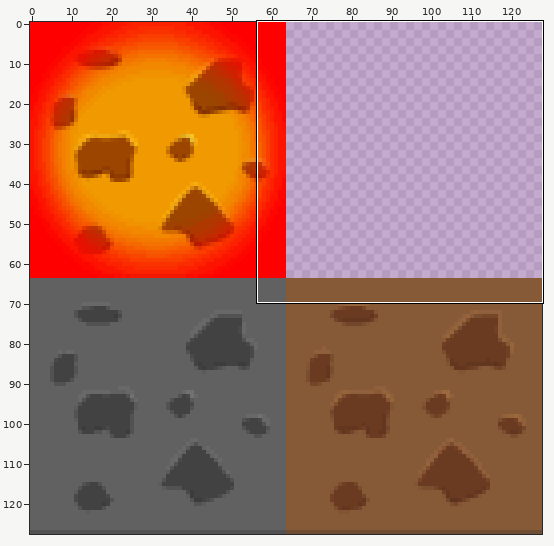
A sprite sheet gets an edit: Assets/Textures/TextureMap.png. The picture above shows the old version from afar; the outline marks the close-up.
Close-up. First the earlier version:
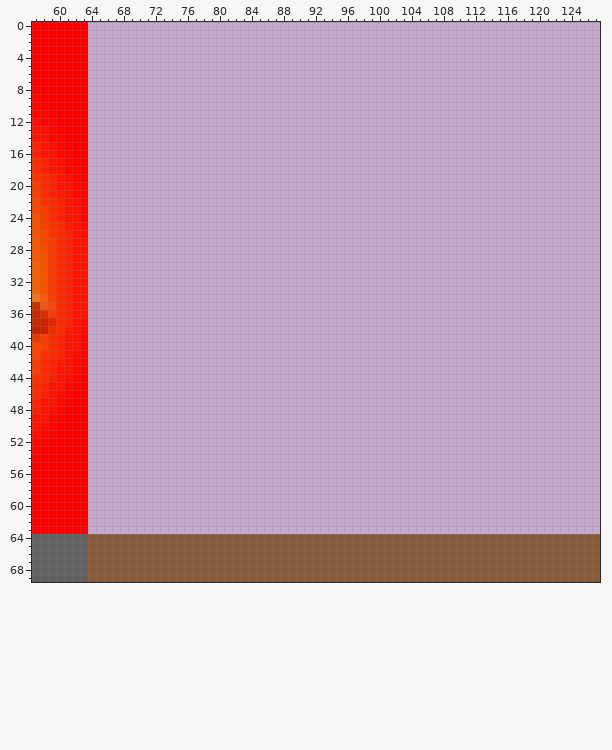
The file is 128x128 pixels. Colours within 5 levels of each other are drawn and written as one. Shown: x 57..127, y 0..69.
Once edited:
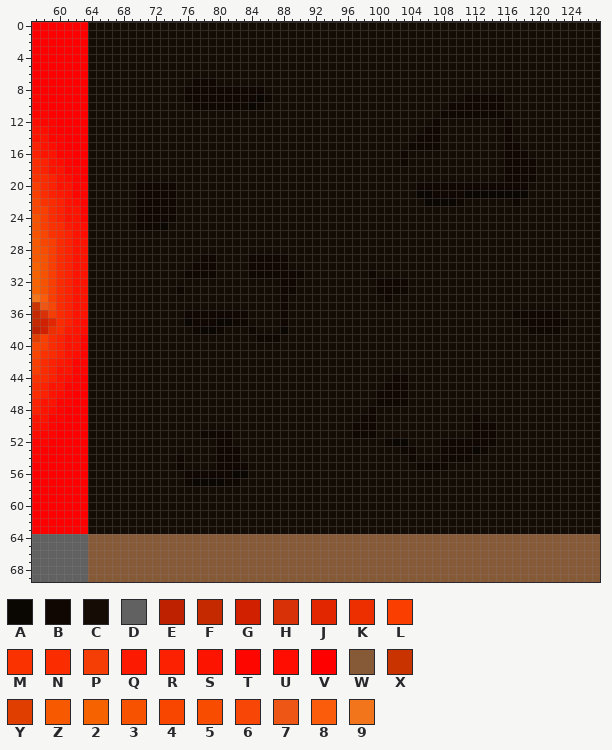
Palette (. is transparent): A #0a0602  B #100602  C #150c05  D #616161  E #bd2100  F #c42900  G #d12000  H #d83007  J #e22700  K #ed2f00  L #f93e00  M #fa3200  N #fb2c00  P #f53e06  Q #fc1b00  R #fc2100  S #fd1400  T #fe0600  U #fe0d00  V #ff0000  W #875a37  X #c93300  Y #df3e00  Z #f65900  2 #f66200  3 #f75200  4 #f84600  5 #f84c00  6 #f84607  7 #ed5615  8 #fa5c0c  9 #f2741b
What changed:
Changed rows in their new state; - is an unchanged pixel.
first column x 64:
 0 CCCCCCCCCCCCCCCCCCCCCCCCCCCCCCCCCCCCCCCCCCCCCCCCCCCCCCCCCCCCCCCC
 1 CCCCCCCCCCCCCCCCCCCCCCCCCCCCCCCCCCCCCCCCCCCCCCCCCCCCCCCCCCCCCCCC
 2 CCCCCCCCCCCCCCCCCCCCCCCCCCCCCCCCCCCCCCCCCCCCCCCCCCCCCCCCCCCCCCCC
 3 CCCCCCCCCCCCCCCCCCCCCCCCCCCCCCCCCCCCCCCCCCCCCCCCCCCCCCCCCCCCCCCC
 4 CCCCCCCCCCCCCCCCCCCCCCCCCCCCCCCCCCCCCCCCCCCCCCCCCCCCCCCCCCCCCCCC
 5 CCCCCCCCCCCCCCCCCCCCCCCCCCCCCCCCCCCCCCCCCCCCCCCCCCCCCCCCCCCCCCCC
 6 CCCCCCCCCCCCCCCCCCCCCCCCCCCCCCCCCCCCCCCCCCCCCCCCCCCCCCCCCCCCCCCC
 7 CCCCCCCCCCCCCBBBCCCCCCCCCCCCCCCCCCCCCCCCCCCCCCCCCCCCCCCCCCCCCCCC
 8 CCCCCCCCCCCCBBBBBBBBBBCCCCCCCCCCCCCCCCCCCCCCCCCCCCCCCCCCCCCCCCCC
 9 CCCCCCCCCCCCBBBBBBBBBABCCCCCCCCCCCCCCCCCCCCCCCCBBBBBCCCCCCCCCCCC
10 CCCCCCCCCCCCCBBBBBBBABCCCCCCCCCCCCCCCCCCCCCCCBBBBBBBCCCCCCCCCCCC
11 CCCCCCCCCCCCCCCCCCCCCCCCCCCCCCCCCCCCCCCCCCCCBBBBBBBBCCCCCCCCCCCC
12 CCCCCCCCCCCCCCCCCCCCCCCCCCCCCCCCCCCCCCCCCCCBCCCCCCCCBCCCCCCCCCCC
13 CCCCCCCCCCCCCCCCCCCCCCCCCCCCCCCCCCCCCCCCCCBBCCCCCCCCBCCCCCCCCCCC
14 CCCCCCCCCCCCCCCCCCCCCCCCCCCCCCCCCCCCCCCCCBBBCCCCCCCCBCCCCCCCCCCC
15 CCCCCCCCCCCCCCCCCCCCCCCCCCCCCCCCCCCCCCCCBBBBCCCCCCCCBBCCCCCCCCCC
16 CCCCCCCCCCCCCCCCCCCCCCCCCCCCCCCCCCCCCCCBCCCCCCCCCCCCBBBCCCCCCCCC
17 CCCCCCCCCCCCCCCCCCCCCCCCCCCCCCCCCCCCCCCBCCCCCCCCCCCCBBBBCCCCCCCC
18 CCCCCCCCCCCCCCCCCCCCCCCCCCCCCCCCCCCCCCCCCCCCCCCCCCCCBBBBCCCCCCCC
19 CCCCCCCCCCCCCCCCCCCCCCCCCCCCCCCCCCCCCCCCCCCCCCCCCCCCBBBBCCCCCCCC
20 CCCCCCBBBBBCCCCCCCCCCCCCCCCCCCCCCCCCCCCCCBBBBBBBBBBBBBBCCCCCCCCC
21 CCCCCCBBBBBCCCCCCCCCCCCCCCCCCCCCCCCCCCCCCAABBBBAAAAAAAACCCCCCCCC
22 CCCCCCBBBBBCCCCCCCCCCCCCCCCCCCCCCCCCCCCCCCAAAABCCCCCCBCCCCCCCCCC
23 CCCCCCBBBBBCCCCCCCCCCCCCCCCCCCCCCCCCCCCCCCCCCCCCCCCCCCCCCCCCCCCC
24 CCCCCCBBBBBCCCCCCCCCCCCCCCCCCCCCCCCCCCCCCCCCCCCCCCCCCCCCCCCCCCCC
25 CCCCCCBBBACCCCCCCCCCCCCCCCCCCCCCCCCCCCCCCCCCCCCCCCCCCCCCCCCCCCCC
26 CCCCCCCCCCCCCCCCCCCCCCCCCCCCCCCCCCCCCCCCCCCCCCCCCCCCCCCCCCCCCCCC
27 CCCCCCCCCCCCCCCCCCCCCCCCCCCCCCCCCCCCCCCCCCCCCCCCCCCCCCCCCCCCCCCC
28 CCCCCCCCCCCCCCCCCCCCCCCCCCCCCCCCCCCCCCCCCCCCCCCCCCCCCCCCCCCCCCCC
29 CCCCCCCCCCCCCCBBCCCCBBBBBCCCCCCCCCCCCCCCCCCCCCCCCCCCCCCCCCCCCCCC
30 CCCCCCCCCCCCCBBBCCCCBBBBBCCCCCCCCCCCCCCCCCCCCCCCCCCCCCCCCCCCCCCC
31 CCCCCCCCCCCCBBBBCCCCBBBBBBBCCCCCCCCBCCCCCCCCCCCCCCCCCCCCCCCCCCCC
32 CCCCCCCCCCCCCCCCCCCCCCCCBBCCCCCCCCCCBBBBCCCCCCCCCCCCCCCCCCCCCCCC
33 CCCCCCCCCCCBCCCCCCCCCCCCBBCCCCCCCCCCBBBBCCCCCCCCCCCCCCCCCCCCCCCC
34 CCCCCCCCCCCCCCCCCCCCCCCCBCCCCCCCCCCCCBCCCCCCCCCCCCCCCCCCCCCCCCCC
35 CCCCCCCCCCCCCCCCCCCCCCCCBCCCCCCCCCCCCCCCCCCCCCCCCCCCCCCCCCCCCCCC
36 CCCCCCCCCCCCBBBBBBBBCCCCBCCCCCCCCCCCCCCCCCCCCCCCCCCCCBBBBBBCCCCC
37 CCCCCCCCCCCCABBBAABBCCCCBCCCCCCCCCCCCCCCCCCCCCCCCCCCCCBBBBBBCCCC
38 CCCCCCCCCCCCCBAABCCCBCCCACCCCCCCCCCCCCCCCCCCCCCCCCCCCCCBBBBCCCCC
39 CCCCCCCCCCCCCCCCCCCCCBBBCCCCCCCCCCCCCCCCCCCCCCCCCCCCCCCCCCCCCCCC
40 CCCCCCCCCCCCCCCCCCCCCCCCCCCCCCCCCCCCCCCCCCCCCCCCCCCCCCCCCCCCCCCC
41 CCCCCCCCCCCCCCCCCCCCCCCCCCCCCCCCCCCCCCCCCCCCCCCCCCCCCCCCCCCCCCCC
42 CCCCCCCCCCCCCCCCCCCCCCCCCCCCCCCCCCCCCCCCCCCCCCCCCCCCCCCCCCCCCCCC
43 CCCCCCCCCCCCCCCCCCCCCCCCCCCCCCCCCCCCCCCCCCCCCCCCCCCCCCCCCCCCCCCC
44 CCCCCCCCCCCCCCCCCCCCCCCCCCCCCCCCCCCCCCBBCCCCCCCCCCCCCCCCCCCCCCCC
45 CCCCCCCCCCCCCCCCCCCCCCCCCCCCCCCCCCCCCBBBCCCCCCCCCCCCCCCCCCCCCCCC
46 CCCCCCCCCCCCCCCCCCCCCCCCCCCCCCCCCCCCBBBBCCCCCCCCCCCCCCCCCCCCCCCC
47 CCCCCCCCCCCCCCCCCCCCCCCCCCCCCCCCCCCCBBBBCCCCCCCCCCCCCCCCCCCCCCCC
48 CCCCCCCCCCCCCCCCCCCCCCCCCCCCCCCCCCCBCCCCCCCCCCCCCCCCCCCCCCCCCCCC
49 CCCCCCCCCCCCCCCCCCCCCCCCCCCCCCCCCCBBCCCCCCCCCCCCBCCCCCCCCCCCCCCC
50 CCCCCCCCCCCCCCCCCCCCCCCCCCCCCCCCCBBBCCCCCCCCCCCCBBBCCCCCCCCCCCCC
51 CCCCCCCCCCCCCCBBBBCCCCCCCCCCCCCCCBBBCCCCCCCCCCCCBBBCCCCCCCCCCCCC
52 CCCCCCCCCCCCCCCCBBCCCCCCCCCCCCCCCCCCCBAACCCCBBBBBBBCCCCCCCCCCCCC
53 CCCCCCCCCCCCCCCCBBBCCCCCCCCCCCCCCCCCCCCBBCCCBBBBABCCCCCCCCCCCCCC
54 CCCCCCCCCCCBCCCCBBBCCCCCCCCCCCCCCCCCCCCCBCCCBBBBCCCCCCCCCCCCCCCC
55 CCCCCCCCCCCBCCCCBBBBCCCCCCCCCCCCCCCCCCCCCBBBBCCCCCCCCCCCCCCCCCCC
56 CCCCCCCCCCCCBBBBBBAACCCCCCCCCCCCCCCCCCCCCCCCCCCCCCCCCCCCCCCCCCCC
57 CCCCCCCCCCCCBAAAABBCCCCCCCCCCCCCCCCCCCCCCCCCCCCCCCCCCCCCCCCCCCCC
58 CCCCCCCCCCCCCCCCCCCCCCCCCCCCCCCCCCCCCCCCCCCCCCCCCCCCCCCCCCCCCCCC
59 CCCCCCCCCCCCCCCCCCCCCCCCCCCCCCCCCCCCCCCCCCCCCCCCCCCCCCCCCCCCCCCC
60 CCCCCCCCCCCCCCCCCCCCCCCCCCCCCCCCCCCCCCCCCCCCCCCCCCCCCCCCCCCCCCCC
61 CCCCCCCCCCCCCCCCCCCCCCCCCCCCCCCCCCCCCCCCCCCCCCCCCCCCCCCCCCCCCCCC
62 CCCCCCCCCCCCCCCCCCCCCCCCCCCCCCCCCCCCCCCCCCCCCCCCCCCCCCCCCCCCCCCC
63 CCCCCCCCCCCCCCCCCCCCCCCCCCCCCCCCCCCCCCCCCCCCCCCCCCCCCCCCCCCCCCCC
Where, in picture pixels (left, top, right, bottom), the same in both close-ups:
added: (88, 22, 600, 534)
